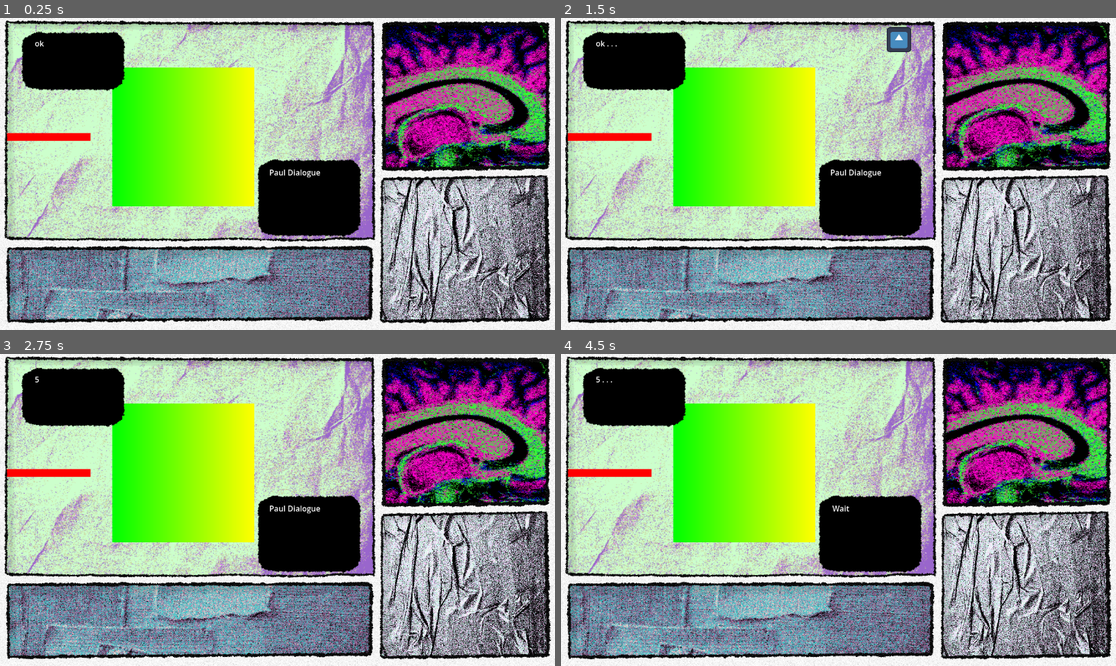
Above: before the commit, frames 1-4 (two rows, left to right).
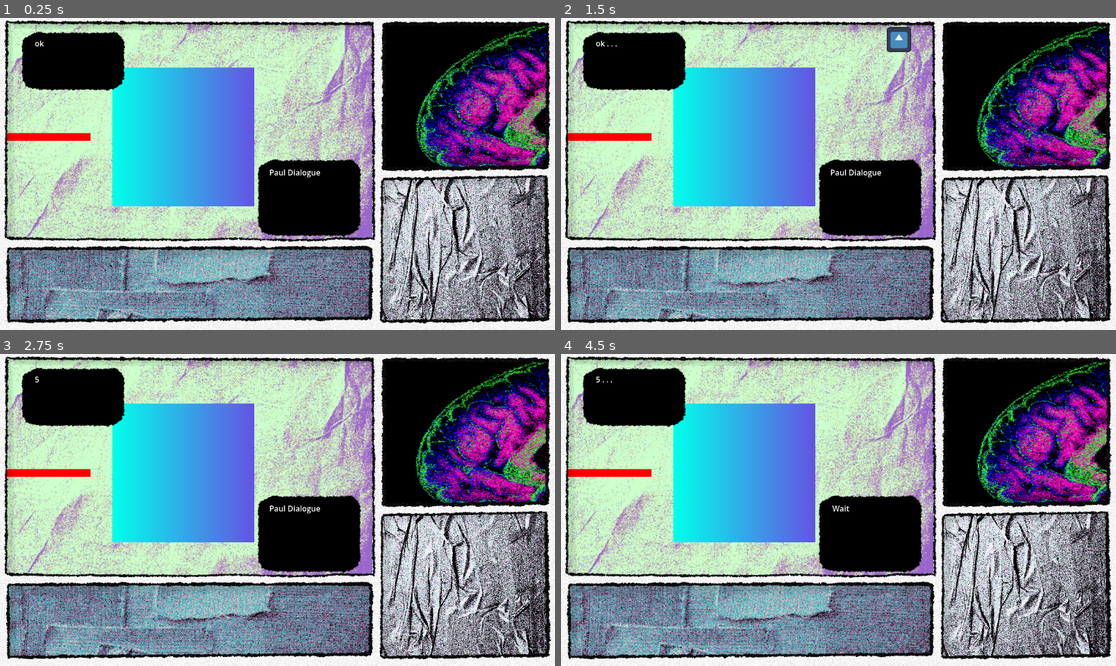
Above: after the commit, the same moments.

Repository: Chas-w/101_Lesbian_Dates
Game: Godot game, scene res://Issues/Issue_001.tscn
Two runs of this game, one before a commit and one after it. Both use one fixed random seed, a clock stepped at 60 frames per second and the inputs below. This scene is started directly instead of the project's main scene. The engine's default icon, where the game draws it, is replaced by a stand-in: a white triangle on a blue panel in a dark square.
Inputs:
- Up to frame 1 (0.25 s): no input
- Up to frame 2 (1.5 s): tap Enter (Enter) at 0.5, 0.6, 1.35 s
- Up to frame 3 (2.75 s): tap Enter (Enter) at 2.1 s
- Up to frame 4 (4.5 s): tap Enter (Enter) at 2.85, 3.6 s; click "scared" at 4.25 s

The runs differ from the first frame. In frame 1, 23% of the frame differs, in the area x 1-99%, y 1-71%; in frame 2, 23%; in frame 3, 23%; in frame 4, 23%.

Commit message:
boob minigame

Diff:
--- a/Issues/Issue_001.tscn
+++ b/Issues/Issue_001.tscn
@@ -22,7 +22,7 @@
 tracks/0/type = "value"
 tracks/0/imported = false
 tracks/0/enabled = true
-tracks/0/path = NodePath("CanvasLayer/Everything/Game/Needle:position")
+tracks/0/path = NodePath("CanvasLayer/Everything/Boob Game/Needle:position")
 tracks/0/interp = 1
 tracks/0/loop_wrap = true
 tracks/0/keys = {
@@ -37,7 +37,7 @@
 tracks/0/type = "value"
 tracks/0/imported = false
 tracks/0/enabled = true
-tracks/0/path = NodePath("CanvasLayer/Everything/Game/Needle:position")
+tracks/0/path = NodePath("CanvasLayer/Everything/Boob Game/Needle:position")
 tracks/0/interp = 1
 tracks/0/loop_wrap = true
 tracks/0/keys = {
@@ -53,6 +53,13 @@
 &"RESET": SubResource("Animation_gda5h")
 }
 
+[sub_resource type="ShaderMaterial" id="ShaderMaterial_c5erv"]
+shader = ExtResource("2_pw7vx")
+shader_parameter/scale = Vector2(3, 3)
+shader_parameter/strength = 0.25
+shader_parameter/fps = 2.0
+shader_parameter/noise = ExtResource("3_ykgsn")
+
 [sub_resource type="ShaderMaterial" id="ShaderMaterial_ykgsn"]
 shader = ExtResource("2_pw7vx")
 shader_parameter/scale = Vector2(1, 1)
@@ -60,13 +67,6 @@
 shader_parameter/fps = 4.0
 shader_parameter/noise = ExtResource("3_ykgsn")
 
-[sub_resource type="ShaderMaterial" id="ShaderMaterial_c5erv"]
-shader = ExtResource("2_pw7vx")
-shader_parameter/scale = Vector2(3, 3)
-shader_parameter/strength = 0.25
-shader_parameter/fps = 2.0
-shader_parameter/noise = ExtResource("3_ykgsn")
-
 [sub_resource type="RectangleShape2D" id="RectangleShape2D_2eo31"]
 size = Vector2(29, 381.5)
 
@@ -74,10 +74,28 @@
 size = Vector2(416.5, 26.5)
 
 [sub_resource type="Gradient" id="Gradient_m6anw"]
-colors = PackedColorArray(0, 1, 0, 1, 1, 1, 0, 1)
+colors = PackedColorArray(0, 1, 0.92156863, 1, 0.39215687, 0.32941177, 0.8901961, 1)
 
 [sub_resource type="GradientTexture2D" id="GradientTexture2D_gda5h"]
 gradient = SubResource("Gradient_m6anw")
+
+[sub_resource type="Gradient" id="Gradient_n8xr2"]
+colors = PackedColorArray(0.68235296, 0.4509804, 1, 1, 1, 0.7294118, 1, 1)
+
+[sub_resource type="GradientTexture2D" id="GradientTexture2D_fs3k7"]
+gradient = SubResource("Gradient_n8xr2")
+
+[sub_resource type="Gradient" id="Gradient_fs3k7"]
+colors = PackedColorArray(0.7176471, 0, 0, 1, 1, 0.21176471, 0.4, 1)
+
+[sub_resource type="GradientTexture2D" id="GradientTexture2D_ts13j"]
+gradient = SubResource("Gradient_fs3k7")
+
+[sub_resource type="RectangleShape2D" id="RectangleShape2D_gda5h"]
+size = Vector2(68, 20.47089)
+
+[sub_resource type="RectangleShape2D" id="RectangleShape2D_n8xr2"]
+size = Vector2(74, 34.800423)
 
 [sub_resource type="Gradient" id="Gradient_gda5h"]
 offsets = PackedFloat32Array(0, 0.5, 1)
@@ -85,6 +103,8 @@
 
 [sub_resource type="GradientTexture2D" id="GradientTexture2D_n8xr2"]
 gradient = SubResource("Gradient_gda5h")
+
+[sub_resource type="RectangleShape2D" id="RectangleShape2D_fs3k7"]
 
 [sub_resource type="ShaderMaterial" id="ShaderMaterial_h8gaa"]
 shader = ExtResource("2_pw7vx")
@@ -98,13 +118,49 @@
 
 [node name="Issue 001" type="Node2D" unique_id=555184923 node_paths=PackedStringArray("dialogue_controller", "anim_player")]
 script = ExtResource("1_pw7vx")
-dialogue_controller = NodePath("CanvasLayer/Everything/Game/Dialogue Control")
+dialogue_controller = NodePath("CanvasLayer/Everything/Boob Game/Dialogue Control")
 anim_player = NodePath("AnimationPlayer")
+minigames = {
+"boob_game": NodePath("CanvasLayer/Everything/Boob Game")
+}
 
 [node name="AnimationPlayer" type="AnimationPlayer" parent="." unique_id=991101189]
 libraries/ = SubResource("AnimationLibrary_gda5h")
 
 [node name="CanvasLayer" type="CanvasLayer" parent="." unique_id=1037097185]
+
+[node name="Backgrounds" type="Node2D" parent="CanvasLayer" unique_id=1140094367]
+
+[node name="Inventory Background" type="Sprite2D" parent="CanvasLayer/Backgrounds" unique_id=1082272488]
+z_index = -6
+material = SubResource("ShaderMaterial_c5erv")
+position = Vector2(398.78052, 422.63196)
+rotation = -1.5707964
+scale = Vector2(0.7986351, 0.917253)
+texture = ExtResource("7_m6anw")
+
+[node name="View Background" type="Sprite2D" parent="CanvasLayer/Backgrounds" unique_id=1621940621]
+z_index = -3
+material = SubResource("ShaderMaterial_c5erv")
+position = Vector2(962.5182, 483.0421)
+rotation = -1.5707964
+scale = Vector2(0.532725, 0.4221133)
+texture = ExtResource("8_gda5h")
+
+[node name="Brain Background" type="Sprite2D" parent="CanvasLayer/Backgrounds" unique_id=14045569]
+z_index = -4
+material = SubResource("ShaderMaterial_c5erv")
+position = Vector2(1329, 281)
+scale = Vector2(1.477876, 1.0031469)
+texture = ExtResource("9_n8xr2")
+
+[node name="Background Sprite" type="Sprite2D" parent="CanvasLayer/Backgrounds" unique_id=1775850454]
+z_index = -6
+material = SubResource("ShaderMaterial_c5erv")
+position = Vector2(391.47296, 236.17343)
+rotation = -1.5707964
+scale = Vector2(1.2455077, 1.1688673)
+texture = ExtResource("7_c5erv")
 
 [node name="Border Sprite" type="Sprite2D" parent="CanvasLayer" unique_id=2001516106]
 material = SubResource("ShaderMaterial_ykgsn")
@@ -116,36 +172,6 @@
 z_index = -1
 material = SubResource("ShaderMaterial_ykgsn")
 texture = ExtResource("5_r00si")
-
-[node name="Background Sprite" type="Sprite2D" parent="CanvasLayer" unique_id=1775850454]
-z_index = -4
-material = SubResource("ShaderMaterial_c5erv")
-position = Vector2(391.47296, 236.17343)
-rotation = -1.5707964
-scale = Vector2(1.2455077, 1.1688673)
-texture = ExtResource("7_c5erv")
-
-[node name="Inventory Background" type="Sprite2D" parent="CanvasLayer/Background Sprite" unique_id=1082272488]
-z_index = -5
-material = SubResource("ShaderMaterial_c5erv")
-position = Vector2(-149.70482, 6.251831)
-scale = Vector2(0.6412125, 0.78473663)
-texture = ExtResource("7_m6anw")
-
-[node name="View Background" type="Sprite2D" parent="CanvasLayer/Background Sprite" unique_id=1621940621]
-z_index = -5
-material = SubResource("ShaderMaterial_c5erv")
-position = Vector2(-198.20729, 488.5458)
-scale = Vector2(0.42771712, 0.3611302)
-texture = ExtResource("8_gda5h")
-
-[node name="View Background2" type="Sprite2D" parent="CanvasLayer/Background Sprite" unique_id=14045569]
-z_index = -7
-material = SubResource("ShaderMaterial_c5erv")
-position = Vector2(-35.990616, 483.15674)
-rotation = 1.5707964
-scale = Vector2(1.2643658, 0.80541205)
-texture = ExtResource("9_n8xr2")
 
 [node name="Everything" type="Control" parent="CanvasLayer" unique_id=1847136715]
 layout_mode = 3
@@ -233,7 +259,7 @@
 grow_horizontal = 2
 grow_vertical = 2
 
-[node name="Game" type="Control" parent="CanvasLayer/Everything" unique_id=749111273]
+[node name="Boob Game" type="Control" parent="CanvasLayer/Everything" unique_id=749111273 node_paths=PackedStringArray("kai_boob", "paul_boob", "needle", "needle_max_pos", "needle_min_pos", "needle_start_pos", "pierce_pos")]
 layout_mode = 1
 anchor_right = 0.67800003
 anchor_bottom = 0.70100003
@@ -244,20 +270,86 @@
 grow_horizontal = 2
 grow_vertical = 2
 script = ExtResource("10_gda5h")
-
-[node name="Paul Boob" type="Sprite2D" parent="CanvasLayer/Everything/Game" unique_id=1756754585]
-z_index = -1
+kai_boob = NodePath("Kai Boob")
+paul_boob = NodePath("Paul Boob")
+needle = NodePath("Needle")
+needle_max_pos = NodePath("Needle Max Pos")
+needle_min_pos = NodePath("Needle Min Pos")
+needle_start_pos = NodePath("Paul Needle Pos")
+pierce_pos = NodePath("Pierce Pos")
+
+[node name="Paul Needle Pos" type="Node2D" parent="CanvasLayer/Everything/Boob Game" unique_id=1150711778]
+position = Vector2(748, 240)
+
+[node name="Pierce Pos" type="Node2D" parent="CanvasLayer/Everything/Boob Game" unique_id=1799024928]
+position = Vector2(25, 238)
+
+[node name="Needle Max Pos" type="Node2D" parent="CanvasLayer/Everything/Boob Game" unique_id=1655223073]
+position = Vector2(748, 28)
+
+[node name="Needle Min Pos" type="Node2D" parent="CanvasLayer/Everything/Boob Game" unique_id=406101330]
+position = Vector2(748, 420)
+
+[node name="Paul Boob" type="Sprite2D" parent="CanvasLayer/Everything/Boob Game" unique_id=1756754585]
+z_index = -6
 position = Vector2(374, 241)
 scale = Vector2(4.609375, 4.5)
 texture = SubResource("GradientTexture2D_gda5h")
 
-[node name="Needle" type="Sprite2D" parent="CanvasLayer/Everything/Game" unique_id=1942214273]
-z_index = -1
+[node name="Kai Boob" type="Sprite2D" parent="CanvasLayer/Everything/Boob Game" unique_id=601064654]
+visible = false
+z_index = -6
+position = Vector2(374, 241)
+scale = Vector2(4.609375, 4.5)
+texture = SubResource("GradientTexture2D_fs3k7")
+
+[node name="Kai Nip" type="Sprite2D" parent="CanvasLayer/Everything/Boob Game/Kai Boob" unique_id=1237938425]
+z_index = 1
+scale = Vector2(0.21694915, 0.21711111)
+texture = SubResource("GradientTexture2D_ts13j")
+
+[node name="Ok Shot2" type="Area2D" parent="CanvasLayer/Everything/Boob Game/Kai Boob" unique_id=1248132498 groups=["ok"]]
+scale = Vector2(0.21694915, 0.21711111)
+
+[node name="CollisionShape2D" type="CollisionShape2D" parent="CanvasLayer/Everything/Boob Game/Kai Boob/Ok Shot2" unique_id=685193005]
+position = Vector2(0, -25.588593)
+scale = Vector2(0.925, 1)
+shape = SubResource("RectangleShape2D_gda5h")
+debug_color = Color(0.8039216, 0.003921569, 0.99607843, 0.41960785)
+
+[node name="Great Shot" type="Area2D" parent="CanvasLayer/Everything/Boob Game/Kai Boob" unique_id=1700653339 groups=["great"]]
+position = Vector2(0, 6)
+scale = Vector2(0.21694915, 0.21711111)
+
+[node name="CollisionShape2D" type="CollisionShape2D" parent="CanvasLayer/Everything/Boob Game/Kai Boob/Great Shot" unique_id=2087913558]
+position = Vector2(0, -26.61203)
+scale = Vector2(0.925, 1)
+shape = SubResource("RectangleShape2D_n8xr2")
+
+[node name="Ok Shot" type="Area2D" parent="CanvasLayer/Everything/Boob Game/Kai Boob" unique_id=356486744 groups=["ok"]]
+position = Vector2(0, 11.555555)
+scale = Vector2(0.21694915, 0.21711111)
+
+[node name="CollisionShape2D" type="CollisionShape2D" parent="CanvasLayer/Everything/Boob Game/Kai Boob/Ok Shot" unique_id=1838276002]
+position = Vector2(0, -25.588593)
+scale = Vector2(0.925, 1)
+shape = SubResource("RectangleShape2D_gda5h")
+debug_color = Color(0.8056882, 0.002367263, 0.99639434, 0.41960785)
+
+[node name="Needle" type="Sprite2D" parent="CanvasLayer/Everything/Boob Game" unique_id=1942214273]
+z_index = -5
 position = Vector2(86.00006, 241)
 scale = Vector2(2.9619396, 0.23475462)
 texture = SubResource("GradientTexture2D_n8xr2")
 
-[node name="Dialogue Control" type="Control" parent="CanvasLayer/Everything/Game" unique_id=1955836158 node_paths=PackedStringArray("ISSUE", "brain", "brain_spawn_loc", "paul_dialogue", "date_dialogue", "progression_icon")]
+[node name="Area2D" type="Area2D" parent="CanvasLayer/Everything/Boob Game/Needle" unique_id=990897586]
+
+[node name="CollisionShape2D" type="CollisionShape2D" parent="CanvasLayer/Everything/Boob Game/Needle/Area2D" unique_id=1984309638]
+scale = Vector2(0.99999994, 1)
+shape = SubResource("RectangleShape2D_fs3k7")
+debug_color = Color(0.3372549, 0.8235294, 0, 0.41960785)
+
+[node name="Dialogue Control" type="Control" parent="CanvasLayer/Everything/Boob Game" unique_id=1955836158 node_paths=PackedStringArray("ISSUE", "brain", "brain_spawn_loc", "paul_dialogue", "date_dialogue", "progression_icon")]
 layout_mode = 1
 anchors_preset = 15
 anchor_right = 1.0
@@ -274,7 +366,7 @@
 progression_icon = NodePath("Awaiting Progression Icon")
 display_buffer = 0.46
 
-[node name="Paul" type="Control" parent="CanvasLayer/Everything/Game/Dialogue Control" unique_id=21979319]
+[node name="Paul" type="Control" parent="CanvasLayer/Everything/Boob Game/Dialogue Control" unique_id=21979319]
 layout_mode = 1
 anchor_left = 0.67800003
 anchor_top = 0.8
@@ -285,7 +377,7 @@
 offset_right = 1.973938
 offset_bottom = -41.22003
 
-[node name="Panel" type="Panel" parent="CanvasLayer/Everything/Game/Dialogue Control/Paul" unique_id=1998781770]
+[node name="Panel" type="Panel" parent="CanvasLayer/Everything/Boob Game/Dialogue Control/Paul" unique_id=1998781770]
 material = SubResource("ShaderMaterial_h8gaa")
 custom_minimum_size = Vector2(128, 128)
 layout_mode = 1
@@ -299,7 +391,7 @@
 grow_vertical = 2
 theme = ExtResource("8_h8gaa")
 
-[node name="RichTextLabel" type="RichTextLabel" parent="CanvasLayer/Everything/Game/Dialogue Control/Paul/Panel" unique_id=516117115]
+[node name="RichTextLabel" type="RichTextLabel" parent="CanvasLayer/Everything/Boob Game/Dialogue Control/Paul/Panel" unique_id=516117115]
 layout_mode = 1
 anchors_preset = -1
 anchor_left = 0.11400001
@@ -316,7 +408,7 @@
 text = "Paul Dialogue"
 fit_content = true
 
-[node name="Date" type="Control" parent="CanvasLayer/Everything/Game/Dialogue Control" unique_id=223196245]
+[node name="Date" type="Control" parent="CanvasLayer/Everything/Boob Game/Dialogue Control" unique_id=223196245]
 layout_mode = 1
 anchor_left = 0.048
 anchor_top = 0.116000004
@@ -327,7 +419,7 @@
 offset_right = 0.24797058
 offset_bottom = -0.103012085
 
-[node name="Panel" type="Panel" parent="CanvasLayer/Everything/Game/Dialogue Control/Date" unique_id=526484516]
+[node name="Panel" type="Panel" parent="CanvasLayer/Everything/Boob Game/Dialogue Control/Date" unique_id=526484516]
 material = SubResource("ShaderMaterial_h8gaa")
 custom_minimum_size = Vector2(128, 128)
 layout_mode = 1
@@ -341,7 +433,7 @@
 grow_vertical = 2
 theme = ExtResource("8_h8gaa")
 
-[node name="RichTextLabel" type="RichTextLabel" parent="CanvasLayer/Everything/Game/Dialogue Control/Date/Panel" unique_id=215208666]
+[node name="RichTextLabel" type="RichTextLabel" parent="CanvasLayer/Everything/Boob Game/Dialogue Control/Date/Panel" unique_id=215208666]
 layout_mode = 1
 anchors_preset = 15
 anchor_right = 1.0
@@ -355,8 +447,10 @@
 text = "Date Dialogue"
 fit_content = true
 
-[node name="Awaiting Progression Icon" type="Sprite2D" parent="CanvasLayer/Everything/Game/Dialogue Control" unique_id=1293916372]
+[node name="Awaiting Progression Icon" type="Sprite2D" parent="CanvasLayer/Everything/Boob Game/Dialogue Control" unique_id=1293916372]
 visible = false
 position = Vector2(694.5, 39)
 scale = Vector2(0.4, 0.4)
 texture = ExtResource("2_jubba")
+
+[connection signal="area_entered" from="CanvasLayer/Everything/Boob Game/Needle/Area2D" to="CanvasLayer/Everything/Boob Game" method="_on_area_2d_area_entered"]
--- a/Scripts/Issues/issue_001.gd
+++ b/Scripts/Issues/issue_001.gd
@@ -2,6 +2,7 @@
 
 @export var dialogue_controller : Control
 @export var anim_player : AnimationPlayer
+@export var minigames : Dictionary
 # Called when the node enters the scene tree for the first time.
 func _ready():
 	pass # Replace with function body.
@@ -20,6 +21,9 @@
 	pass #if can't progress until gameplay has been finished
 #endregion
 
-func _play_game(minigame : String):
-	print(minigame)
-	pass
+func _play_game(choice : String):
+	var find = get_node(minigames[choice])
+	if (!find.start_game):
+		find.start_game = true
+	else:
+		return
--- a/Scripts/minigames/boob_game.gd
+++ b/Scripts/minigames/boob_game.gd
@@ -1,11 +1,71 @@
 extends Control
+@export var kai_boob : Sprite2D
+@export var paul_boob : Sprite2D
+@export var needle : Sprite2D
+@export var needle_max_pos : Node2D
+@export var needle_min_pos : Node2D
+@export var needle_start_pos : Node2D
+@export var pierce_pos : Node2D
 
+var start_game : bool
+var started : bool
+var pierce : bool = false
 
+var rise : bool
+
+var max_speed = 550
+var min_speed = 500
+var speed
+
+var ok_shot : bool
+var great_shot : bool
+
+var buffer = 1
+var wait_after_pierce = 1
 # Called when the node enters the scene tree for the first time.
 func _ready():
-	pass # Replace with function body.
-
+	speed = randf_range(min_speed,max_speed)
 
 # Called every frame. 'delta' is the elapsed time since the previous frame.
 func _process(delta):
-	pass
+	if(start_game):
+		if (!started):
+			needle.position = needle_start_pos.position
+			paul_boob.visible = false
+			kai_boob.visible = true
+			started = true
+		else:
+			if (Input.is_action_just_pressed("Enter")):
+				pierce = true
+			if (!pierce):
+				if (rise):
+					if (needle.position.y > needle_max_pos.position.y):
+						needle.position.y -= speed * delta
+					else:
+						rise = false
+						speed = randf_range(min_speed,max_speed)
+				else:
+					if (needle.position.y < needle_min_pos.position.y):
+						needle.position.y += speed * delta
+					else:
+						rise = true
+						speed = randf_range(min_speed,max_speed)
+			else:
+				if (needle.position.x > pierce_pos.position.x):
+						needle.position.x -= (speed * 10) * delta
+				else:
+					if(wait_after_pierce >= 0):
+						wait_after_pierce -= delta
+					else:
+						if (!ok_shot && !great_shot):
+							pierce = false
+							needle.position = needle_start_pos.position
+							wait_after_pierce = buffer
+
+
+func _on_area_2d_area_entered(area):
+	if (started):
+		if (area.is_in_group("ok")):
+			ok_shot = true
+		if (area.is_in_group("great")):
+			great_shot = true
